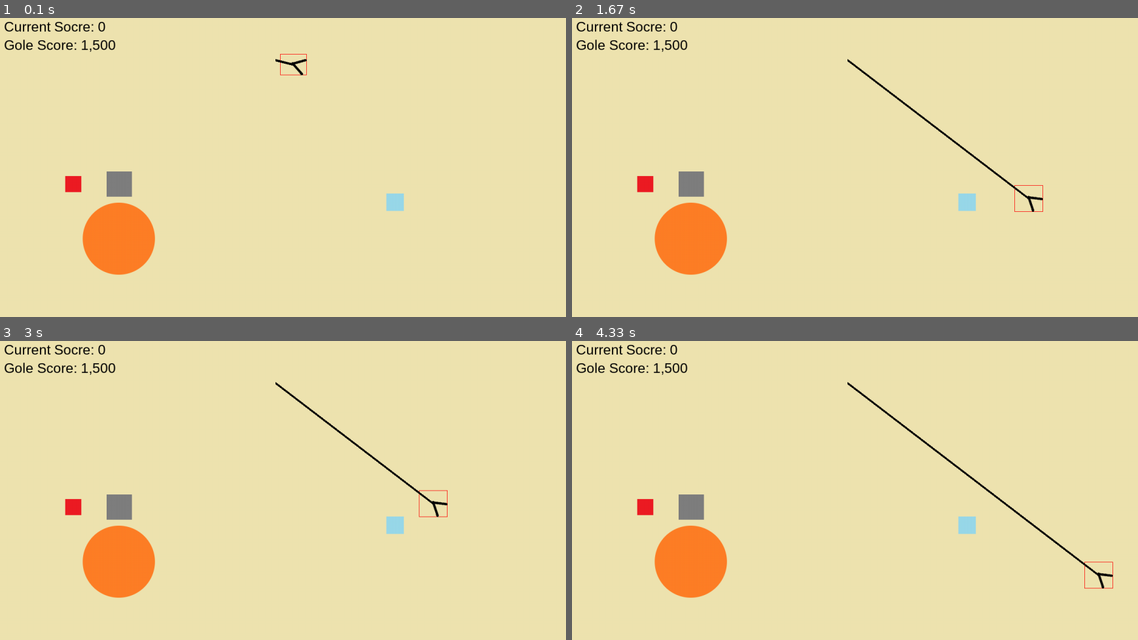
Above: before the commit, frames 1-4 (two rows, left to right).
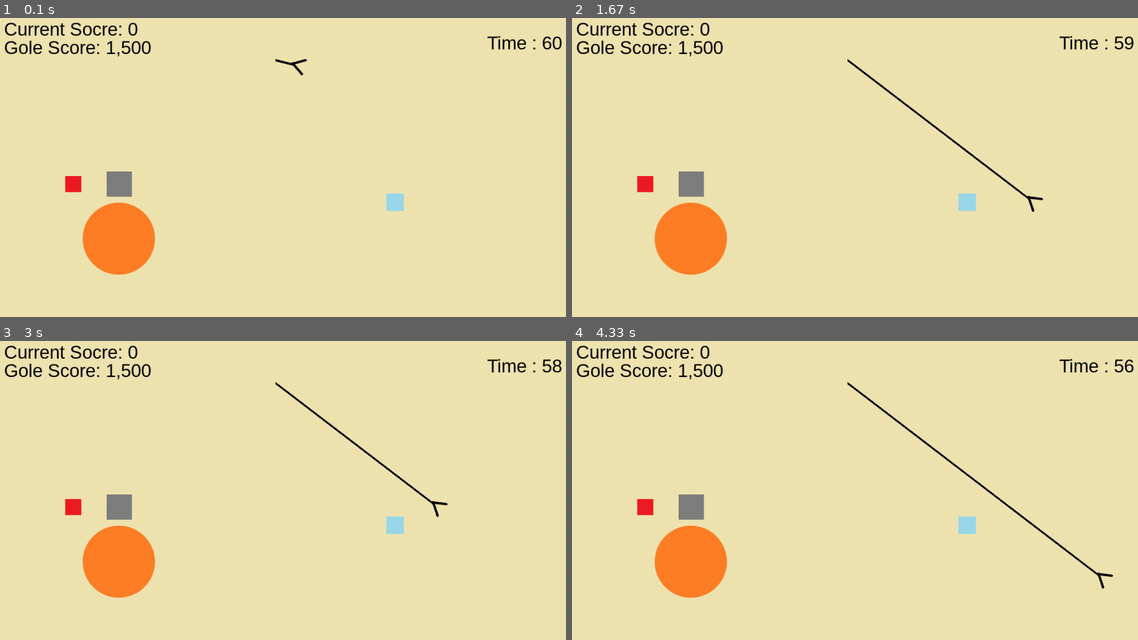
Above: after the commit, the same moments.

Repository: kjs2109/gold_mining_pygame
Game: pygame game, started from nadocoding_pygame.py
Two runs of this game, one before a commit and one after it. Both use one fixed random seed, a clock stepped at 60 frames per second and the inputs below.
Inputs (mouse positions are in pixels of both pictures, inside the frame that each line leads up to):
- Up to frame 1 (0.1 s): no input
- Up to frame 2 (1.67 s): click (849, 173) at 0.38 s
- Up to frame 3 (3 s): no input
- Up to frame 4 (4.33 s): click (826, 442) at 3.22 s

The runs differ from the first frame. In frame 1, 1.4% of the frame differs, in the area x 0-100%, y 1-20%; in frame 2, 1.4%; in frame 3, 1.4%, in the area x 0-100%, y 1-59%; in frame 4, 1.4%.

Commit message:
14_game_over_msg

Diff:
--- a/nadocoding_pygame.py
+++ b/nadocoding_pygame.py
@@ -45,7 +45,7 @@
         offset_rotated = self.offset.rotate(self.angle) # 변화하하는 각도에 따라 자동으로 변화하는 (x, y) 좌표를 구해준다. Vector2에서 제공하는 함수
 
         self.rect = self.image.get_rect(center=self.position + offset_rotated) # 변화하는 claw 이미지에 따라 image의 center를 position에 고정시킨다.
-        pygame.draw.rect(screen, RED, self.rect, 1)           # > 이미지가 제자리에서 회전할 수 있다.
+                                                                                # > 이미지가 제자리에서 회전할 수 있다.
 
     def set_direction(self, direction):
         self.direction = direction
@@ -105,6 +105,15 @@
     screen.blit(curr_score_text, (50, 20))
     screen.blit(gole_score_text, (50, 60))
 
+def display_time(time):
+    timer_text = game_font.render(f'Time : {time}', True, BLACK)
+    screen.blit(timer_text, (1100, 50))
+
+def display_game_over():
+    game_font = pygame.font.SysFont('arialround', 60)
+    game_result_text = game_font.render(game_result, True, BLACK)
+    rect_game_over = game_result_text.get_rect(center=(screen_width / 2, screen_height / 2))
+    screen.blit(game_result_text, rect_game_over)
 
 pygame.init()
 
@@ -116,7 +125,7 @@
 
 clock = pygame.time.Clock()
 
-game_font = pygame.font.SysFont('arialrounded', 30)
+game_font = pygame.font.SysFont('arialrounded', 40)
 
 # 게임 관련 변수
 to_x = 0 # x좌표 기준으로 집게 이미지를 이동시킬 값 저장 변수
@@ -134,9 +143,15 @@
 # 색 변수
 RED = (255, 0, 0)
 BLACK = (0, 0, 0)
+YELLOW = (225, 225, 0)
 
 gole_score = 1500
 curr_score = 0
+
+# 게임 오버 관련 변수
+game_result = None # 게임 결과
+total_time = 60 # 총 시간
+start_ticks = pygame.time.get_ticks()
 
 # 현재, 이미지 경로
 # 이렇게 해주면 게임의 파일 위치가 바껴도 현재위치를 계속 불러올 수 있다.
@@ -207,6 +222,22 @@
 
     display_score()
 
+    # 시간 계산
+    elapsed_time = (pygame.time.get_ticks() - start_ticks) // 1000
+    display_time(total_time - elapsed_time)
+
+    if total_time - elapsed_time <= 0:
+        running = False
+        if curr_score >= gole_score:
+            game_result = 'Mission Complete!!'
+        else:
+            game_result = 'Game over...'
+
+
     pygame.display.update()
 
+display_game_over()
+pygame.display.update()
+pygame.time.delay(3000)
+
 pygame.quit()
